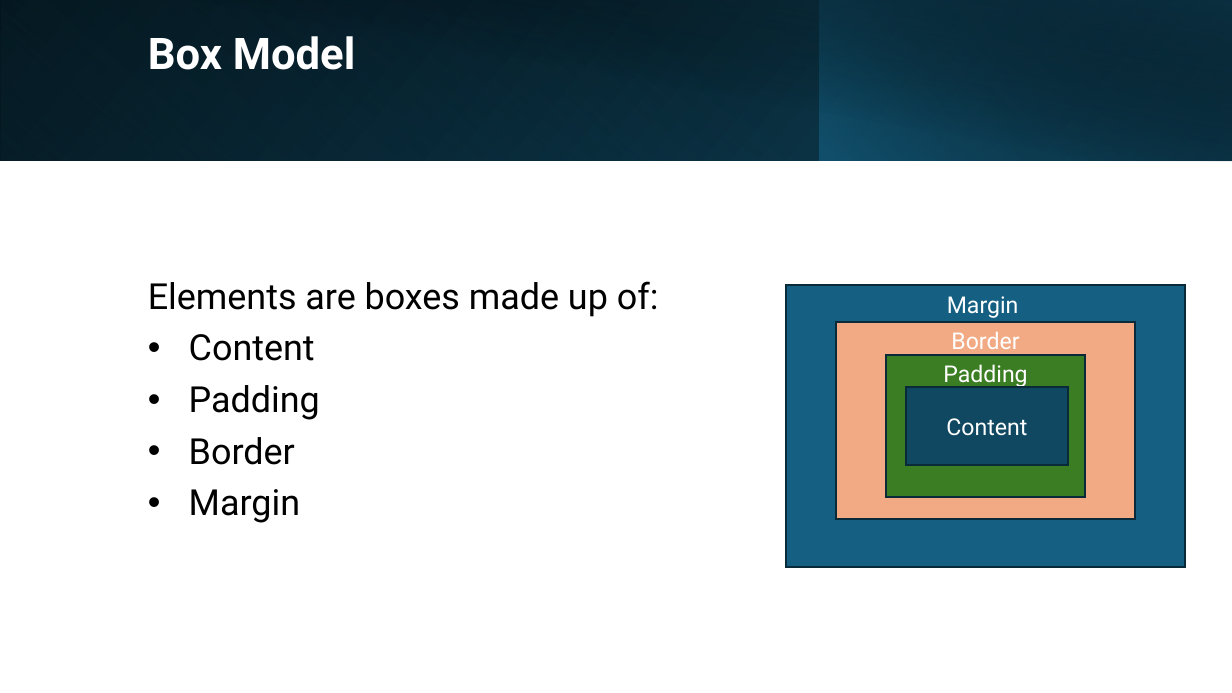
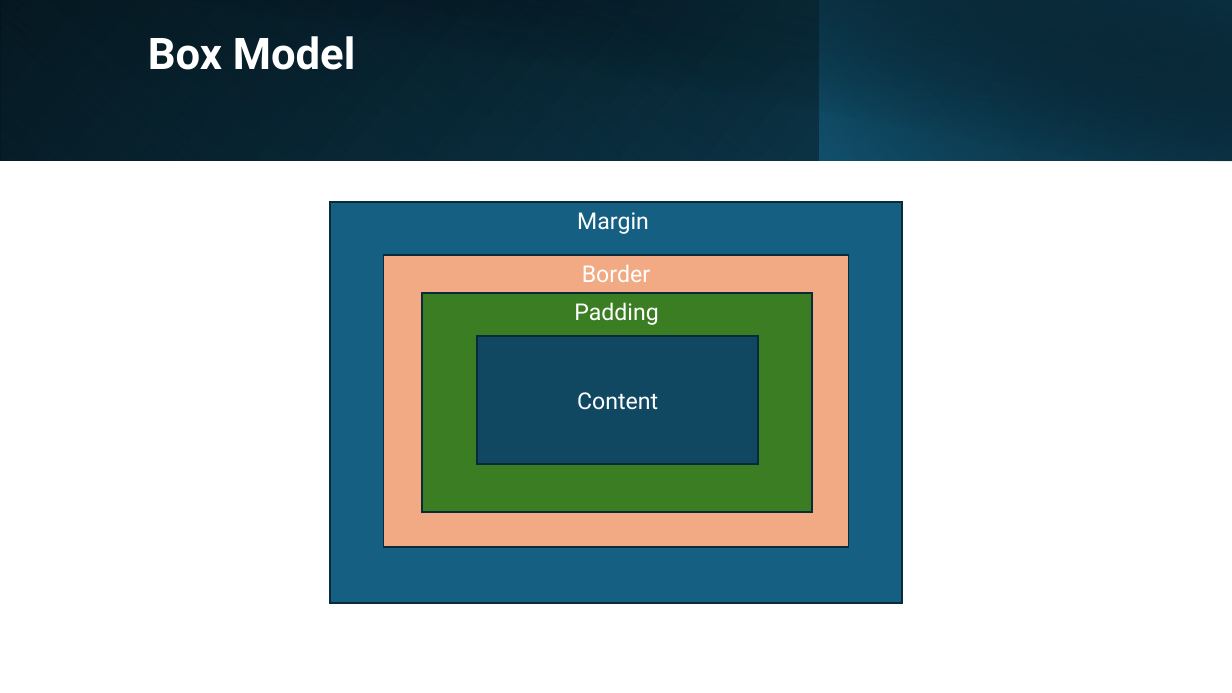
Before and after one commit to mahadi-21/Web-Development, a slide deck: slide 16 of CSS.pptx (slide 13 before the commit). Drawn at 1232x693 pixels with LibreOffice and Linux fonts; fonts in the diff are those of the drawing. Boxes give left, top, right and bottom in pixels: in the first picture for what was removed or moved away, otherwise in the second. Text is boxed around its words. In the diff, an @@ line names an element or a change of style, - is before the commit and + after.

```diff
--- a/CSS.pptx
+++ b/CSS.pptx
@@ rectangle "Margin": place and size @@
-rectangle "Margin" at (787,286,1185,567)
+rectangle "Margin" at (330,201,901,603)
@@ rectangle "Border": place and size @@
-rectangle "Border" at (836,322,1135,518)
+rectangle "Border" at (384,254,848,547)
@@ text removed at (148,281,659,523) @@
-Elements are boxes made up of:
-• Content
-• Padding
-• Border
-• Margin
@@ rectangle "Padding": place and size @@
-rectangle "Padding" at (886,355,1086,497)
+rectangle "Padding" at (421,293,811,513)
@@ rectangle "Content": place and size @@
-rectangle "Content" at (907,387,1068,466)
+rectangle "Content" at (477,335,758,464)
```
Also in this commit, not shown: 6 other slides changed, 12 slides added, 7 slides removed.
